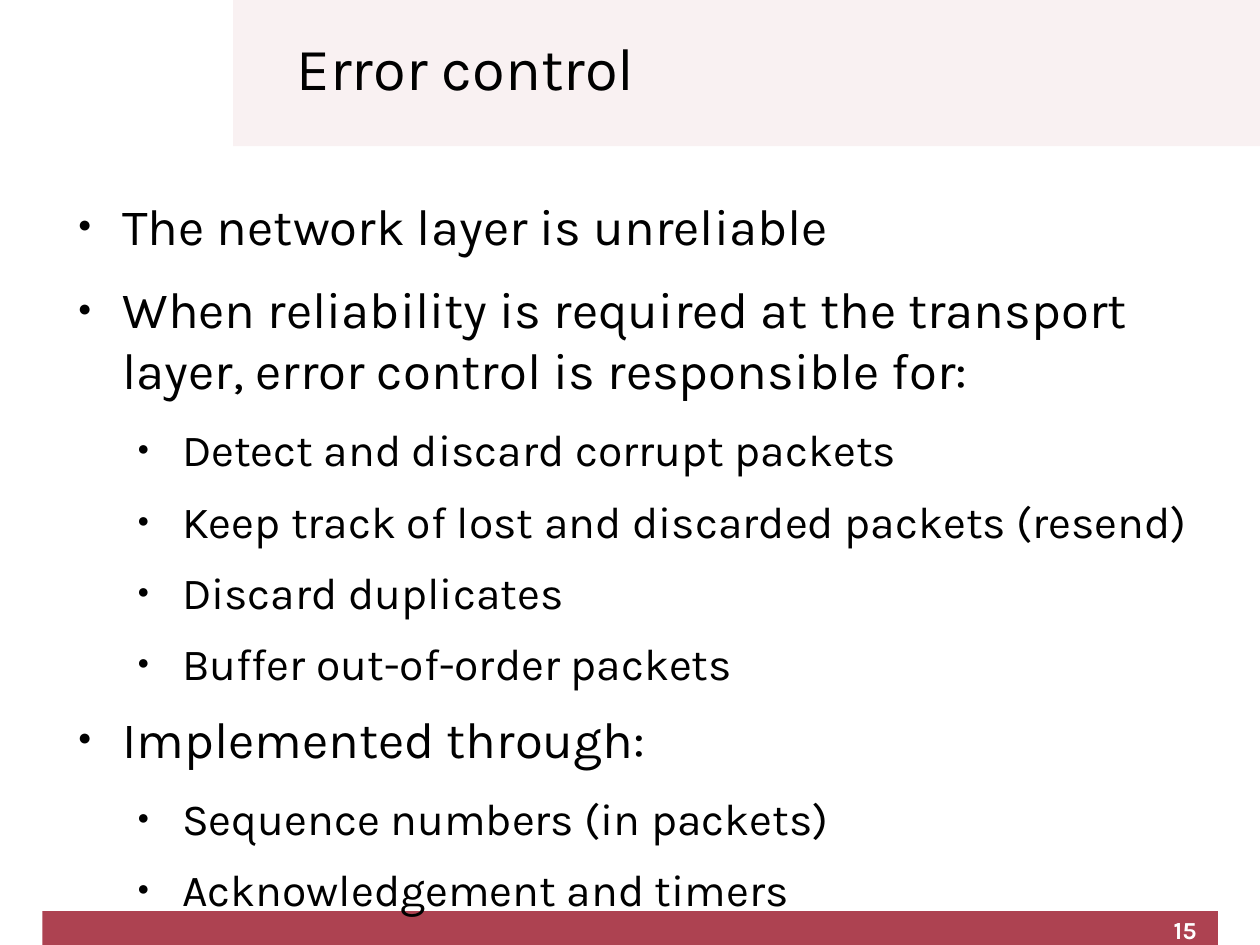
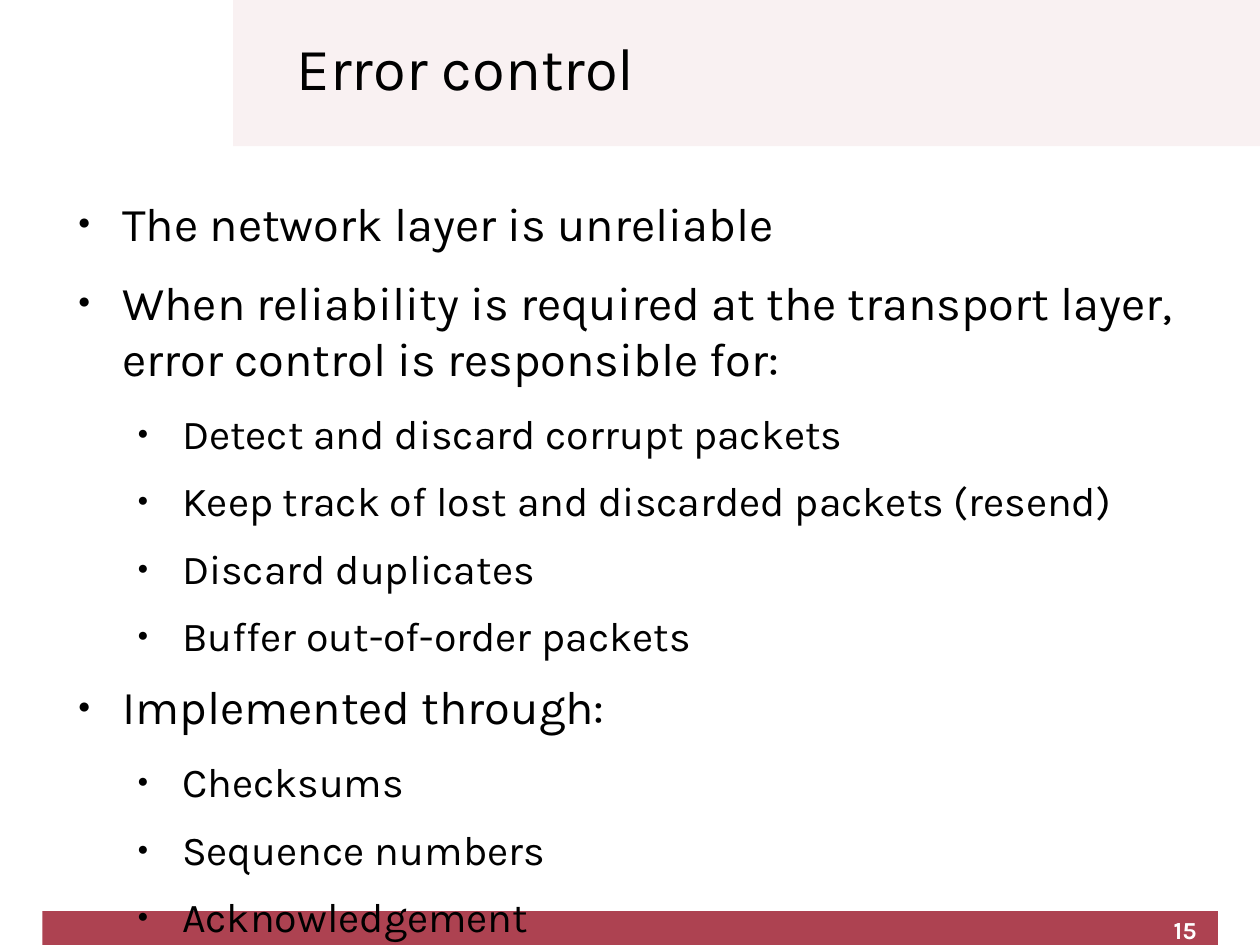
Before and after one commit to cletomartin/redes1, a slide deck: slide 15 of slides/transport.odp. Drawn at 1260x945 pixels with LibreOffice and Linux fonts; fonts in the diff are those of the drawing; background and template pictures are left out. Boxes give left, top, right and bottom in pixels: in the first picture for what was removed or moved away, otherwise in the second. Text is boxed around its words. In the diff, an @@ line names an element or a change of style, - is before the commit and + after.

```diff
--- a/slides/transport.odp
+++ b/slides/transport.odp
@@ text at [122, 208, 1172, 735]: size 29.1 to 26.9 pt in "The network layer is unreliable", "When reliability is required at the transport ...", "Implemented through:"; size 25.4 to 23.5 pt in "Detect and discard corrupt packets", "Keep track of lost and discarded packets ...", "Discard duplicates", "Buffer out-of-order packets" @@
@@ text at [182, 769, 404, 798]: text changed; size 25.4 to 23.5 pt @@
-  ● Sequence numbers (in packets)
-  ● Acknowledgement and timers
+  ● Checksums
+  ● Sequence numbers
+  ● Acknowledgement
+  ● Timers
```
Also in this commit, not shown: 1 other slide changed, 1 slide added, 1 slide removed, 1 other file.
